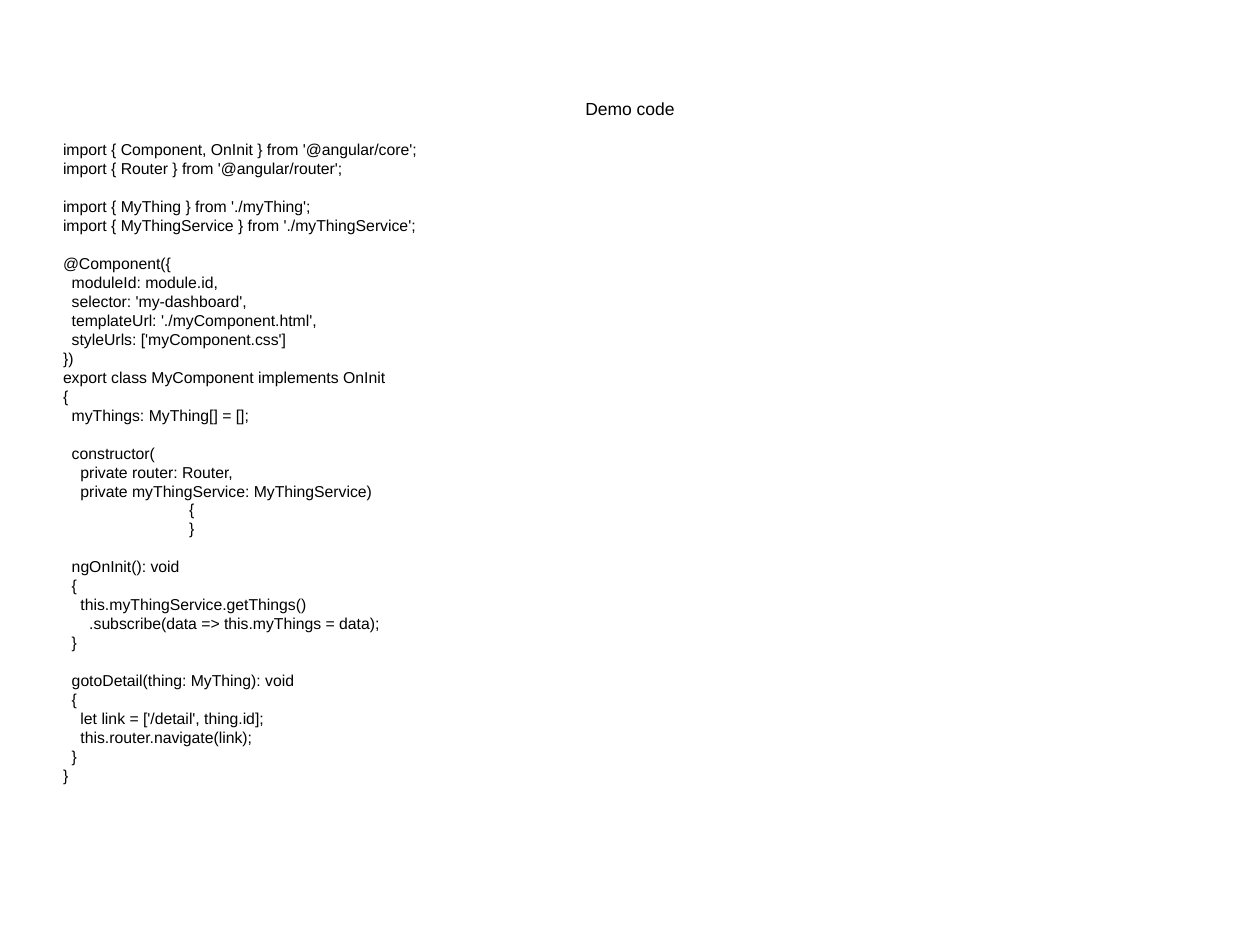
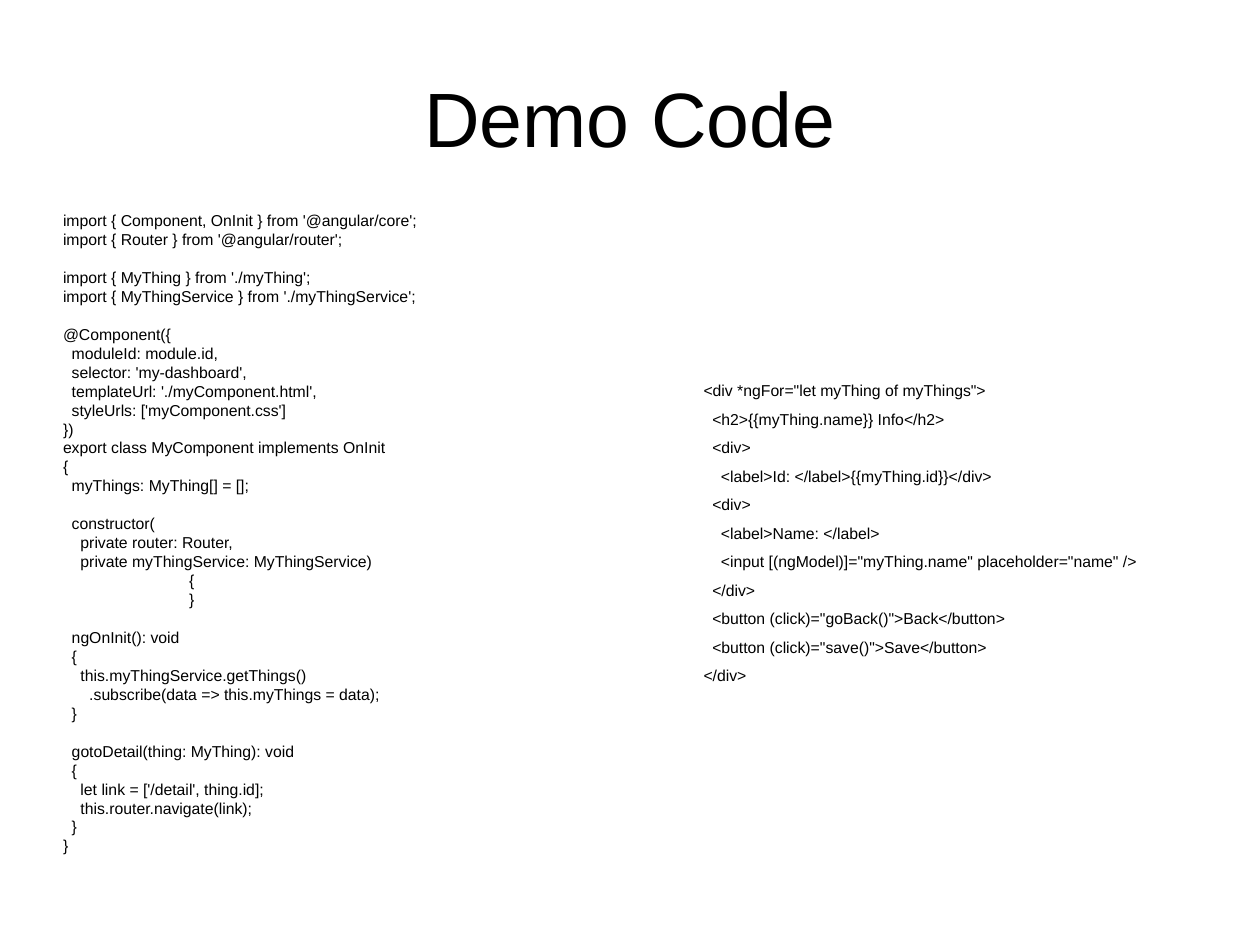
Before and after one commit to trognus/devcon2016, a slide deck: slide 9 of devconNg2.odp. Drawn at 1260x945 pixels with LibreOffice and Linux fonts; fonts in the diff are those of the drawing. Boxes give left, top, right and bottom in pixels: in the first picture for what was removed or moved away, otherwise in the second. Text is boxed around its words. In the diff, an @@ line names an element or a change of style, - is before the commit and + after.

Commit message:
updating demo code now that things are sane again... hopefully

```diff
--- a/devconNg2.odp
+++ b/devconNg2.odp
@@ title added at (424, 91, 835, 148), 44 pt, text #000000 @@
+Demo Code
@@ text at (585, 102, 675, 115): paragraph removed @@
-Demo code
@@ text "import { Component, OnInit } ...": place and size @@
-text "import { Component, OnInit } ..." at (63, 102, 675, 747)
+text "import { Component, OnInit } ..." at (63, 214, 417, 818)
@@ text added at (704, 384, 1118, 681), 9 pt, text #000000 @@
+<div *ngFor="let myThing of myThings">
+<h2>{{myThing.name}} Info</h2>
+<div>
+<label>Id: </label>{{myThing.id}}</div>
+<div>
+<label>Name: </label>
+<input [(ngModel)]="myThing.name" placeholder="name" />
+</div>
+<button (click)="goBack()">Back</button>
+<button (click)="save()">Save</button>
+</div>
```
